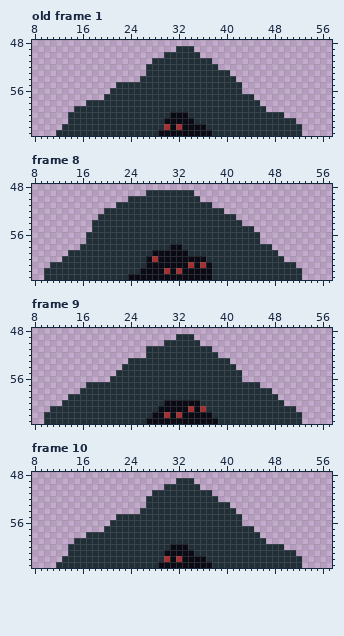
Pixel-art file -- aseprite/rat_spawner_idle.aseprite. The first picture shows the starting point.
64x64 pixels, 10 frames. Shown: old frame 1: x 8..57, y 48..63; frame 8: x 8..57, y 48..63; frame 9: x 8..57, y 48..63; frame 10: x 8..57, y 48..63. The commit also changed other frames, which this record leaves out.
The same view after the edit:
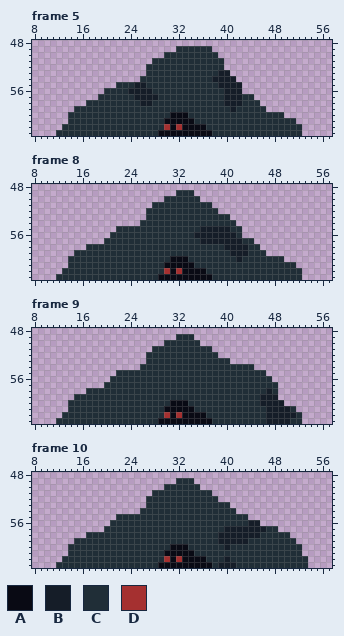
Palette (. is transparent): A #090a14  B #151d28  C #202e37  D #a53030
A new or re-ordered frame is compared with the old frame closest to it.
From old to new:
frames re-ordered
Changed rows in their new state; - is an unchanged pixel.
Frame 5 against old frame 1, layer "Layer 1":
first column x 19:
49 ----------------CCC-----
50 -----------------CCC----
51 -------------------CC---
52 --------------------C---
53 --------------------BB--
54 -------------------BBBB-
55 ------BB------------BBBB
56 -C---BBBB------------BBB
57 C-----BBBB-----------BBB
58 -------BB------------BBB
59 ----------------------B-
Frame 8, layer "Layer 1":
first column x 10:
49 -----------------.....-----------------
50 --------------......-------------------
51 ------------......---------------------
52 ----------.......------------.---------
53 ---------........--------------.-------
54 --------........----------------.------
55 --------....--------------BBBBB--..----
56 -------....--------------BBBBBBB-...---
57 -------...----------------BBBBBBB--.---
58 ------.--------------CC-------BBBB--..-
59 ----.-------------CCCCCC-------BBB---..
60 ---.-------------CCCC---CCC-----B------
61 -...-------------CCC----ACCC-----------
62 ...-------------CCCC-------C-----------
63 ..------------CCCCC--------------------
Frame 9, layer "Layer 1":
first column x 10:
51 -----------------.------------------------
53 --------------...-------------------------
54 -------------...----------------CCC-------
55 ---------------------------------CCCC-----
56 ---------------------------------CCCCC----
57 -------...--------------------------CCC---
58 ------.------------------------------BC---
59 ----.-------------------------------BBB---
60 ---.----------------C---CC----------BBBB--
61 -...---------------C----ACC----------BBBB-
62 ...---------------CC-------C---------BBBBB
63 ..---------------CC---------C--------BBBB-
Frame 10, layer "Layer 1":
first column x 39:
55 ----C----------
56 ----CBB--------
57 -BBBBBBBCC-----
58 BBBBBBBCCCCC---
59 BBBBB---CCCCC--
60 -B---------CCC-
61 -------------C-
62 -B------------C
63 BBB-----------C
Pixel boxes of the changes (left, top, right, bottom) in both pictures:
changed: (194, 46, 242, 112)
changed: (98, 82, 158, 106)
changed: (44, 190, 278, 280)
erased: (122, 346, 152, 370)
changed: (236, 364, 296, 424)
erased: (44, 382, 104, 424)
changed: (146, 400, 218, 424)
changed: (218, 514, 308, 568)
